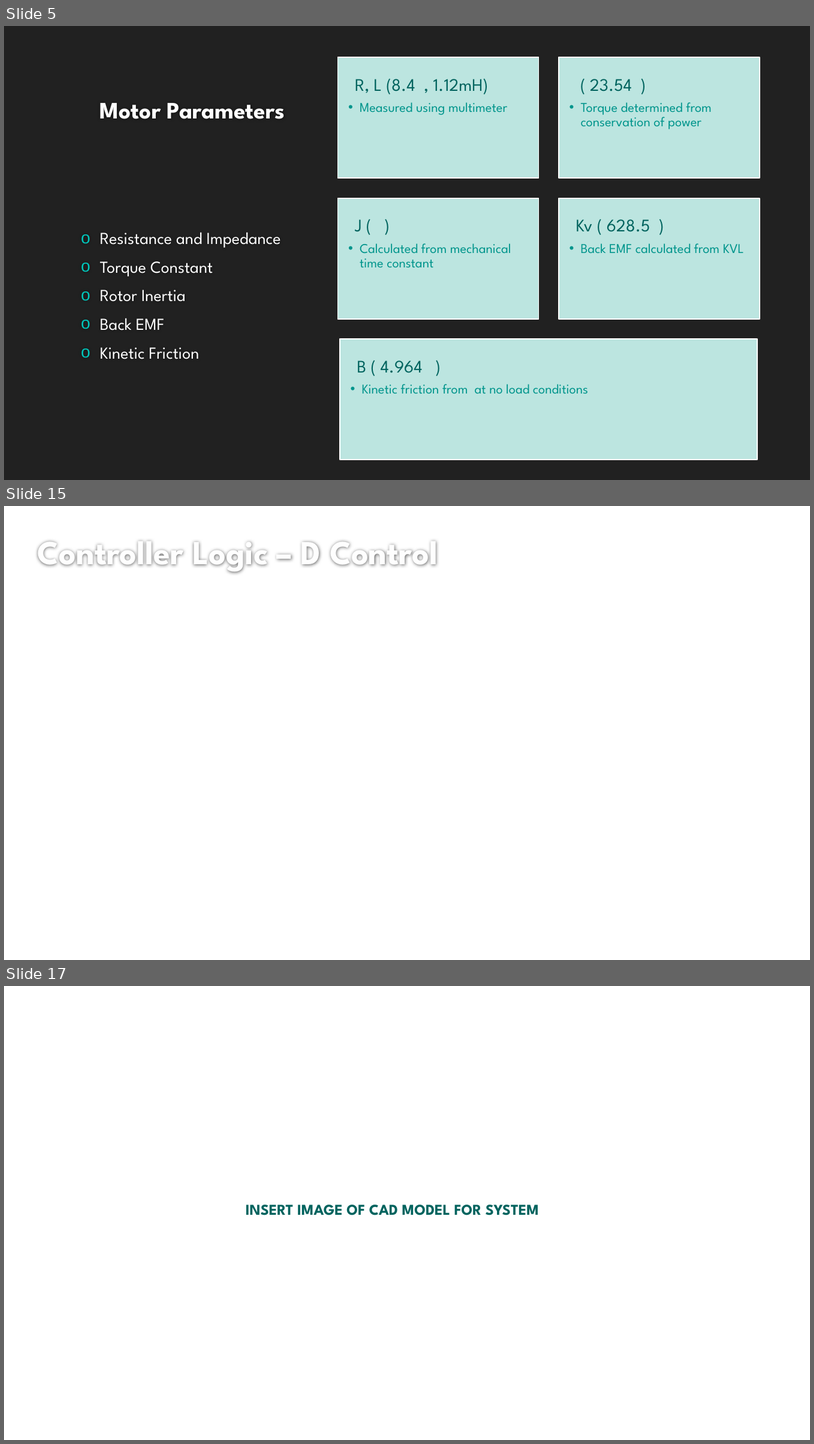
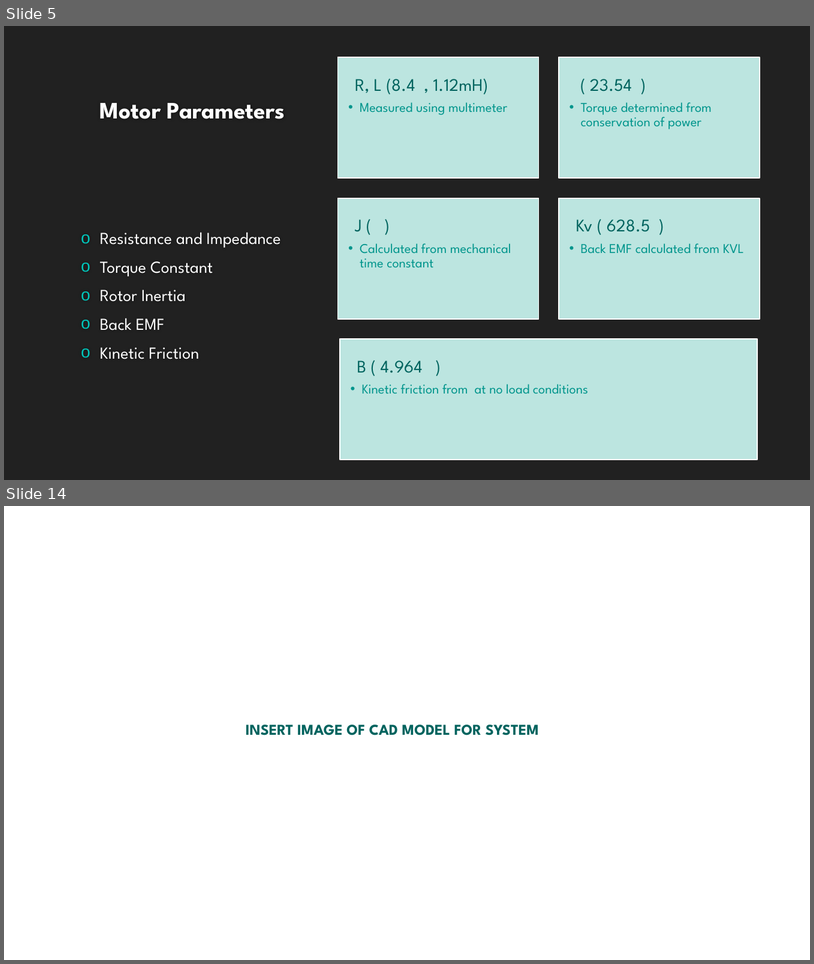
Before and after one commit to lcall3/Controller, a slide deck: doc/report/demo2.pptx. Shown one above the other, each under a label of ours: slides 5, 15 and 17 before the commit, slides 5 and 14 after it; the slides between them are not shown. The pictures are 814x1444 and 814x964 pixels, drawn with LibreOffice and Linux fonts; fonts in the diff are those of the drawing; background and template pictures are left out. Boxes give left, top, right and bottom in pixels: in the first picture for what was removed or moved away, otherwise in the second. Text is boxed around its words. In the diff, an @@ line names an element or a change of style, - is before the commit and + after.

```diff
--- a/doc/report/demo2.pptx
+++ b/doc/report/demo2.pptx
@@ slide 15 removed at box(4, 506, 810, 960), background #FFFFFF @@
@@ title removed at box(38, 541, 438, 573) @@
-Controller Logic – D Control
@@ what was slide 17 is now slide 14 @@
```
Also in this commit, not shown: 7 slides changed, 4 slides added, 5 other slides removed, 5 other files.
